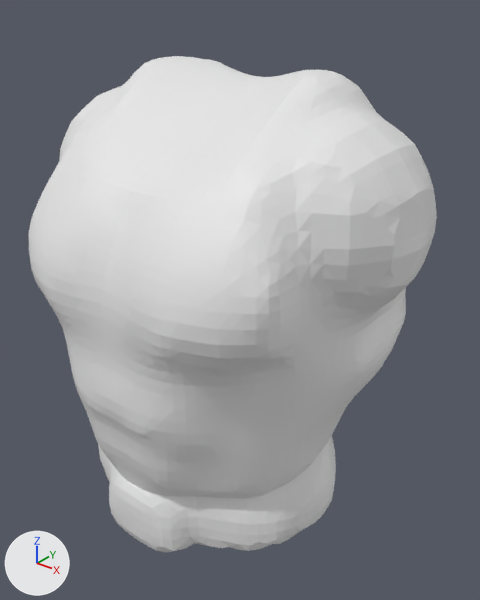
The glTF model public/models/maniqui/torso.glb as it was, and as the next commit left it.
One viewpoint serves both versions: a 50 mm camera at (45.9, -53.1, 158.0) aimed at (2.7, 0.8, 124.5). Every picture has the same lights, and +X, +Y and +Z are marked at lower left. The older version comes first.

Names of what the first picture shows: 'geometry_0'.
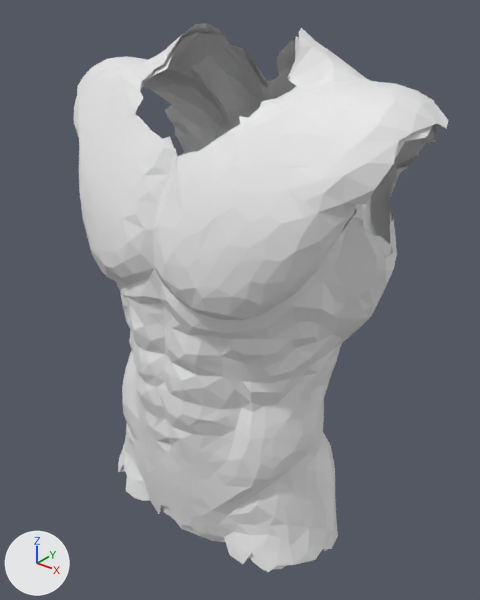
What differs and where, as boxes [x1, y1, x2, y2] in the pictures (480 x 600 px):
'geometry_0', reshaped (8% narrower, 11% taller): before [29, 56, 437, 552]; after [74, 23, 450, 572]
part 1 of me_geometry_0, rebuilt (8% narrower, 24% taller): before [29, 56, 437, 498]; after [74, 23, 450, 572]
part 2 of me_geometry_0, added (mostly hidden): after [120, 32, 442, 571]
part 3 of me_geometry_0, deleted: before [98, 436, 336, 552]

What changed in the scene script:
```text
Change me_geometry_0:
    used by ob_geometry_0; location = (0.0, 0.0, 0.0)
    remove me_geometry_0.from_pydata(...)  # 4838 vertices, 9668 faces; spans x -23.1..23.1, y -17.3..14.9, z 95.3..150.0
    add me_geometry_0.from_pydata(...)  # 3139 vertices, 5965 faces; spans x -22.8..23.7, y -11.5..14.6, z 95.1..153.6
    me_geometry_0 part 1: the loose piece of 3480 vertices spanning x -23.1..23.1, y -17.3..14.9, z 105.6..150.0 is rebuilt with 1589 vertices and now spans x -22.8..23.7, y -11.5..14.6, z 95.1..153.6
    me_geometry_0 part 2: a new loose piece of 1550 vertices spanning x -22.4..22.9, y -11.1..14.3, z 95.1..152.9
    me_geometry_0 part 3: 1358 vertices removed from x -16.6..16.7, y -15.9..10.4, z 95.3..115.4
```
